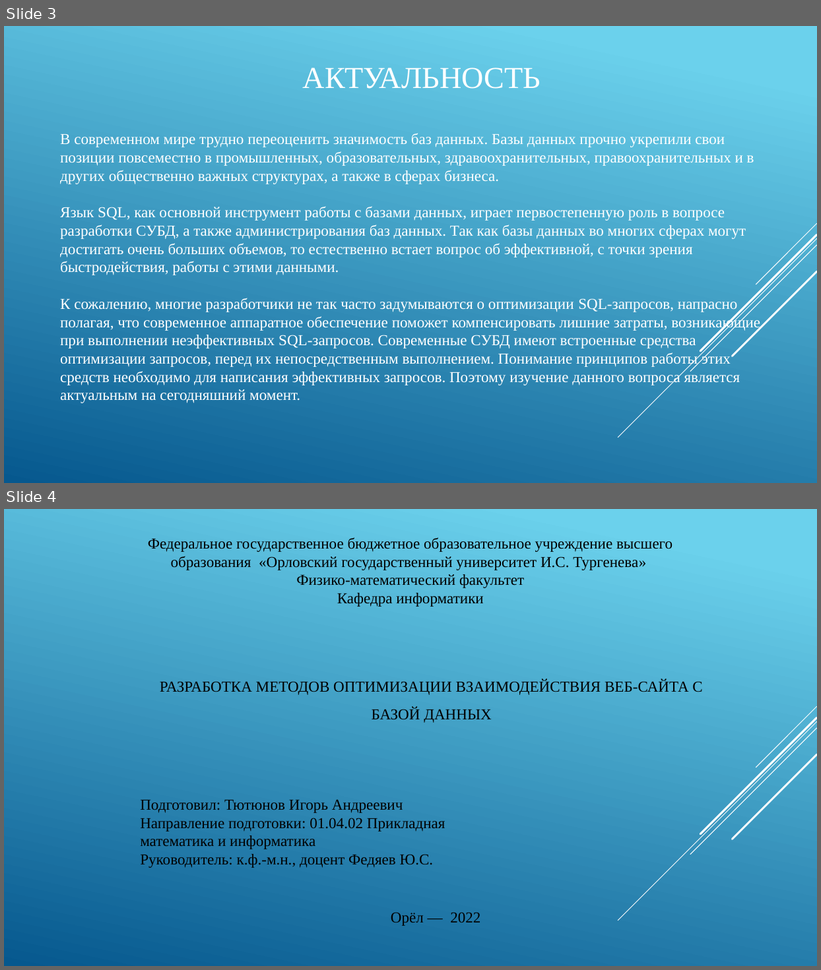
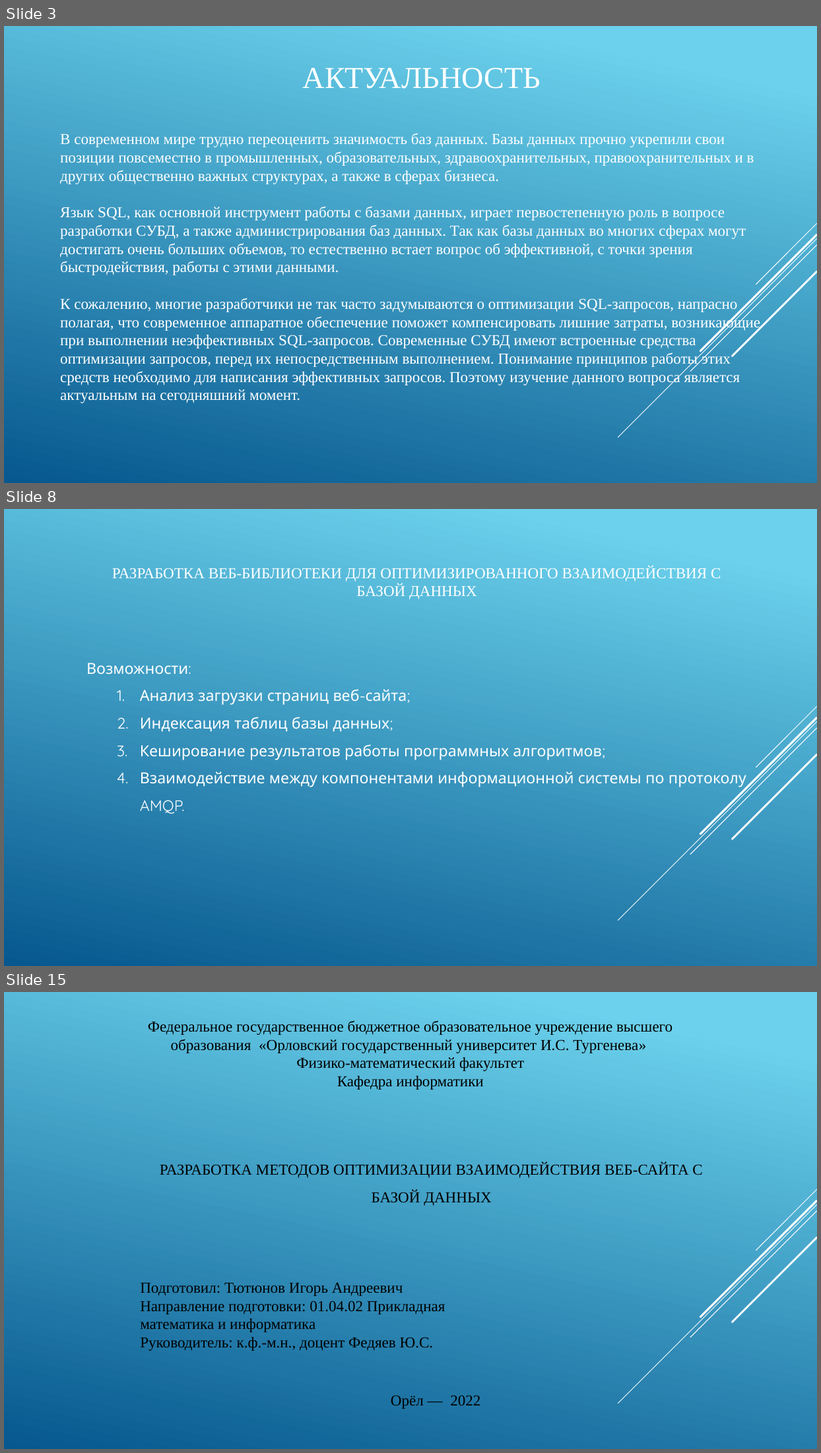
Before and after one commit to IgorTyutyunov/-, a slide deck: ВКР_5.pptx. Shown one above the other, each under a label of ours: slides 3 and 4 before the commit, slides 3, 8 and 15 after it; the slides between them are not shown. The pictures are 821x970 and 821x1453 pixels, drawn with LibreOffice and Linux fonts; fonts in the diff are those of the drawing. Boxes give left, top, right and bottom in pixels: in the first picture for what was removed or moved away, otherwise in the second. Text is boxed around its words. In the diff, an @@ line names an element or a change of style, - is before the commit and + after.

```diff
--- a/ВКР_5.pptx
+++ b/ВКР_5.pptx
@@ slide 8 added at <box>4,509,817,966</box>, background gradient #6ED2EB to #06588E; not listed: 5 template elements that a slide beside it also shows @@
@@ title added at <box>112,566,721,599</box>, 18 pt, text #FFFFFF @@
+РАЗРАБОТКА ВЕБ-БИБЛИОТЕКИ ДЛЯ ОПТИМИЗИРОВАННОГО ВЗАИМОДЕЙСТВИЯ С БАЗОЙ ДАННЫХ
@@ text added at <box>86,663,746,814</box>, 18 pt, text #FFFFFF @@
+Возможности:
+  1. Анализ загрузки страниц веб-сайта;
+  2. Индексация таблиц базы данных;
+  3. Кеширование результатов работы программных алгоритмов;
+  4. Взаимодействие между компонентами информационной системы по протоколу AMQP.
@@ what was slide 4 is now slide 15 @@
```
Also in this commit, not shown: 10 other slides added, 1 other file.
